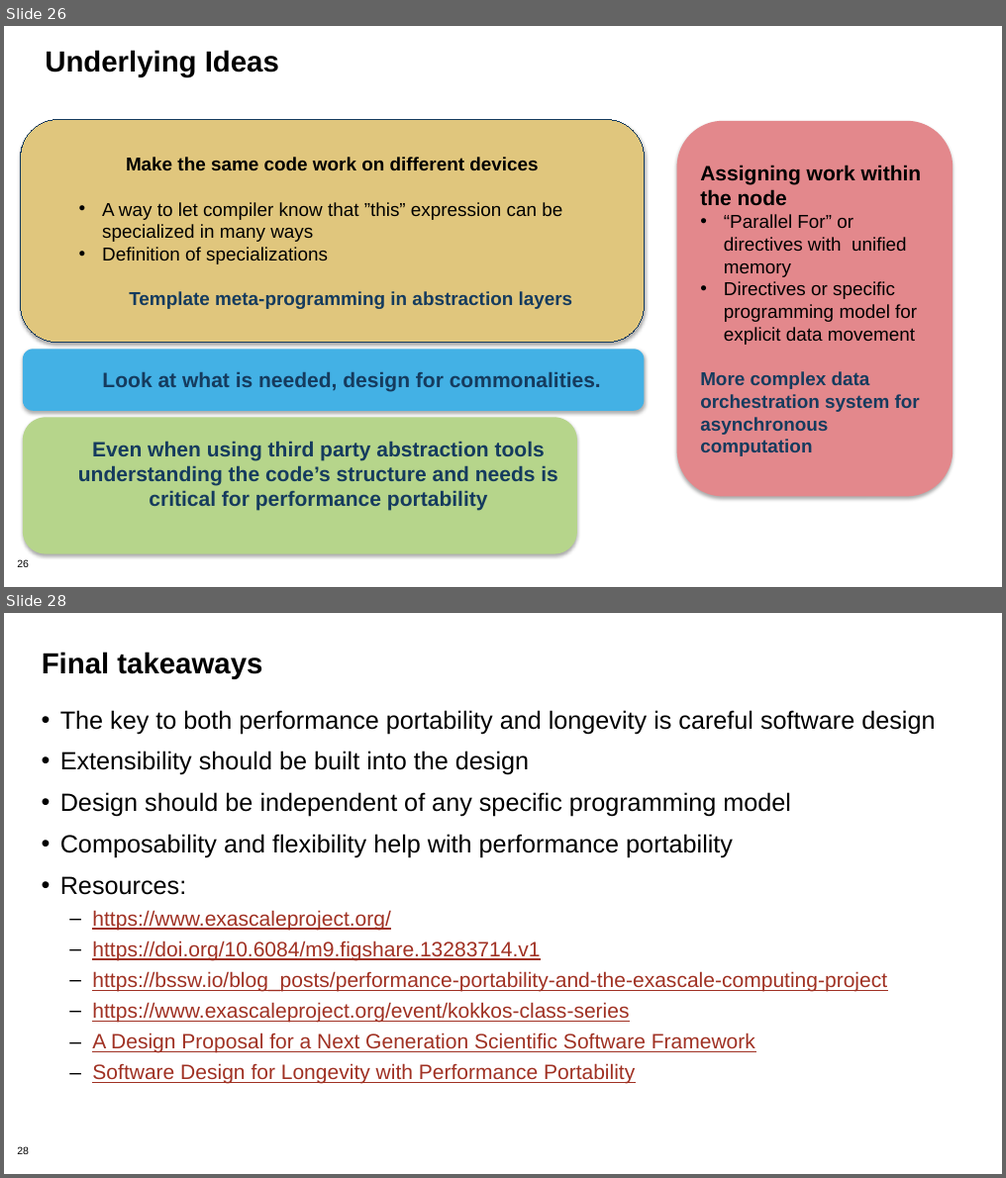
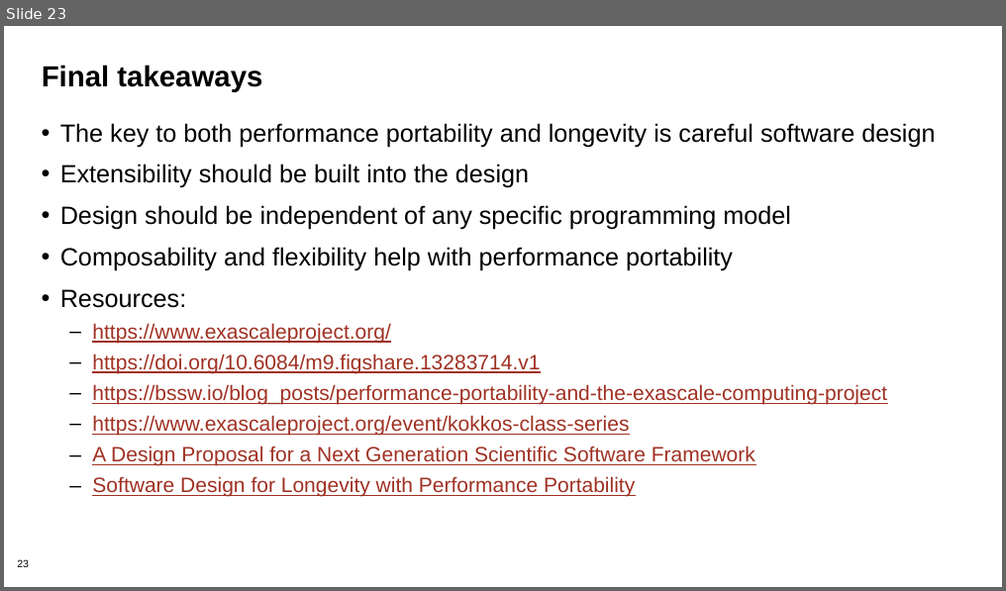
Before and after one commit to bssw-tutorial/presentations, a slide deck: design-a.pptx. Shown one above the other, each under a label of ours: slides 26 and 28 before the commit, slide 23 after it; the slides between them are not shown. The pictures are 1006x1178 and 1006x591 pixels, drawn with LibreOffice and Linux fonts; fonts in the diff are those of the drawing; background and template pictures are left out. Boxes give left, top, right and bottom in pixels: in the first picture for what was removed or moved away, otherwise in the second. Text is boxed around its words. In the diff, an @@ line names an element or a change of style, - is before the commit and + after.

```diff
--- a/design-a.pptx
+++ b/design-a.pptx
@@ slide 26 removed at (4, 26, 1002, 587), background #FFFFFF; not listed: 1 template element that a slide beside it also shows @@
@@ title removed at (45, 50, 279, 77) @@
-Underlying Ideas
@@ rounded rectangle removed at (21, 120, 645, 343) @@
-Make the same code work on different devices
-  • A way to let compiler know that ”this” expression can be specialized in many ways
-  • Definition of specializations
-Template meta-programming in abstraction layers
@@ rounded rectangle removed at (677, 121, 952, 497) @@
-Assigning work within the node
-• “Parallel For” or directives with unified memory
-• Directives or specific programming model for explicit data movement
-More complex data orchestration system for asynchronous computation
@@ rounded rectangle removed at (23, 350, 645, 411) @@
-  Look at what is needed, design for commonalities.
@@ rounded rectangle removed at (23, 417, 577, 555) @@
-  Even when using third party abstraction tools understanding the code’s structure and needs is critical for performance portability
@@ what was slide 28 is now slide 23 @@
```
Also in this commit, not shown: 7 slides changed, 14 slides added, 18 other slides removed.
